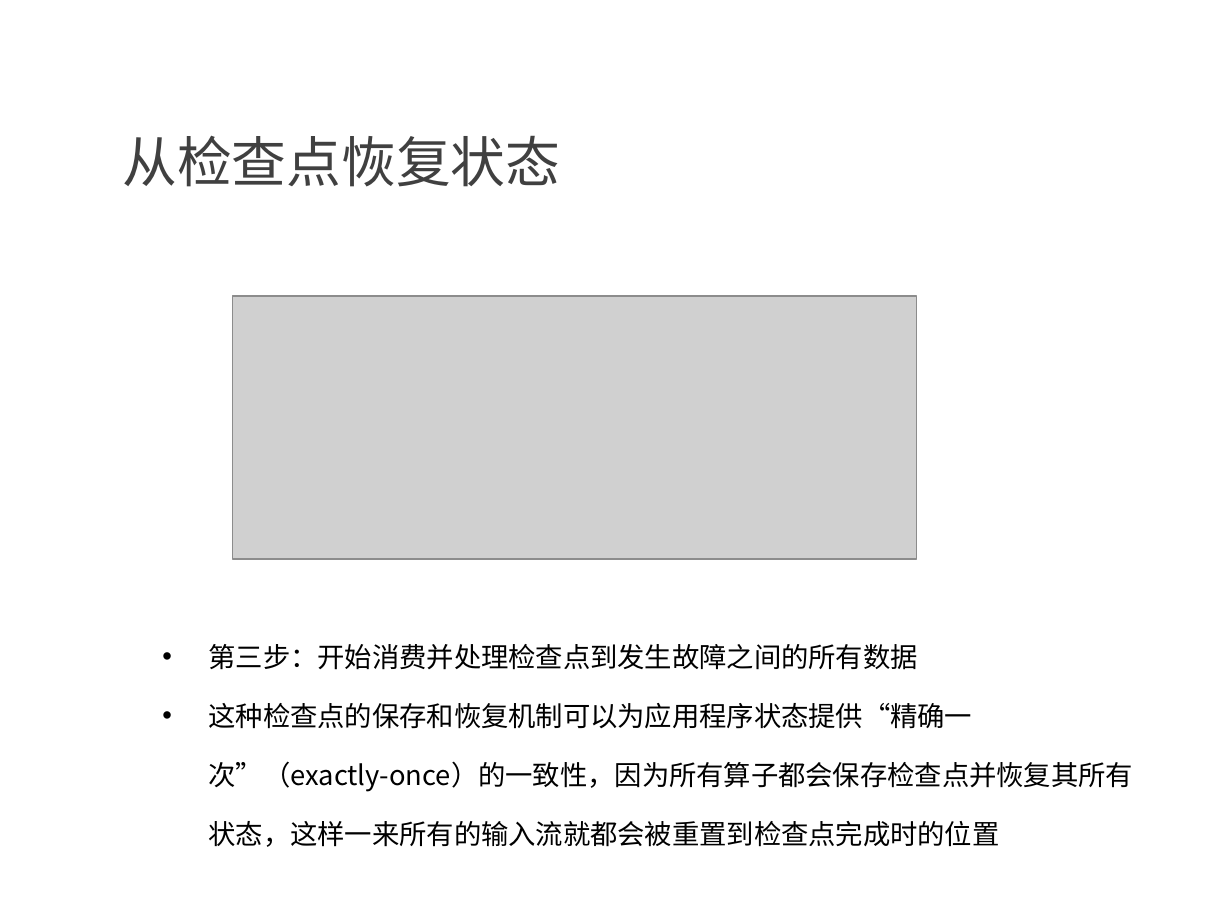
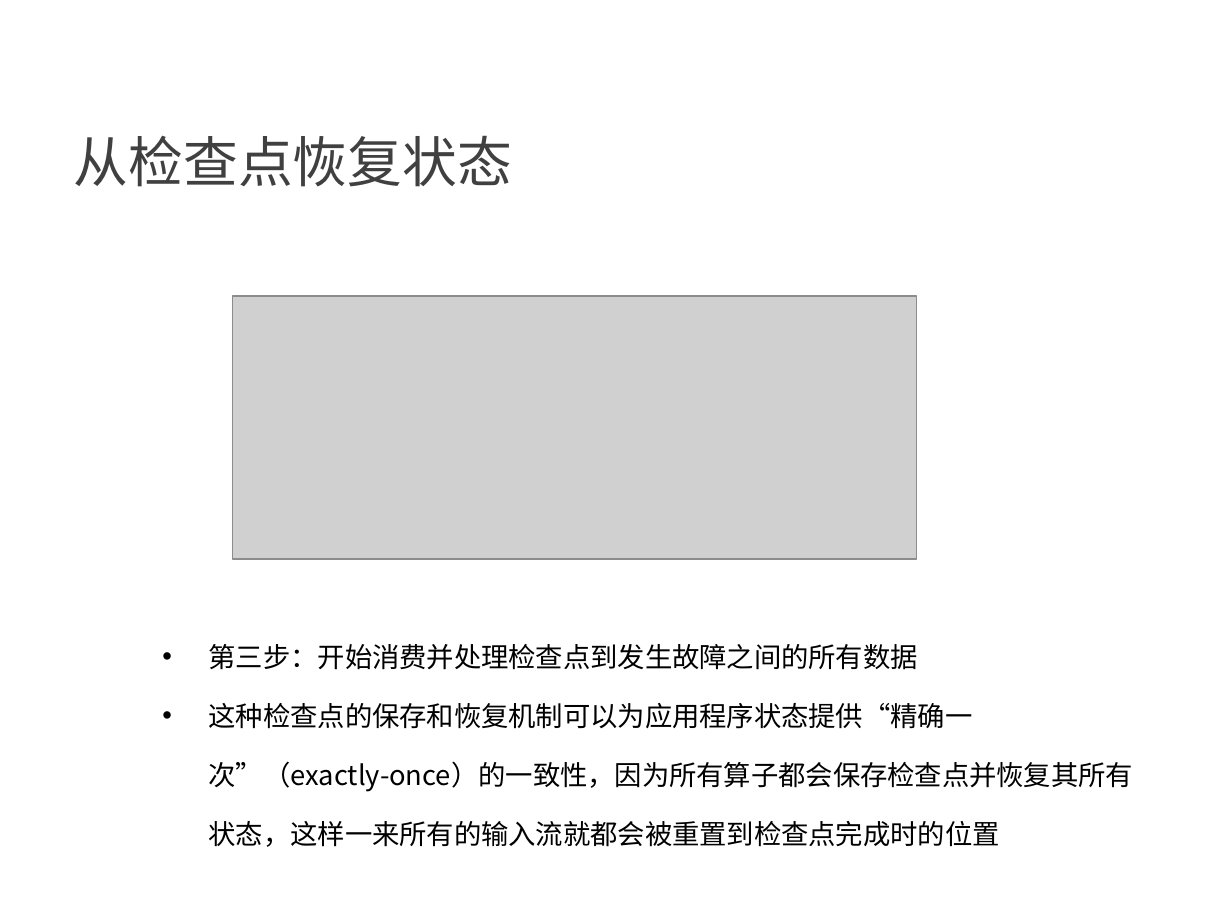
Before and after one commit to confucianzuoyuan/flink-tutorial, a slide deck: slide 7 of slides/6_Flink的容错机制.pptx. Drawn at 1232x924 pixels with LibreOffice and Linux fonts; fonts in the diff are those of the drawing; grey boxes stand for pictures; background and template pictures are left out. Boxes give left, top, right and bottom in pixels: in the first picture for what was removed or moved away, otherwise in the second. Text is boxed around its words. In the diff, an @@ line names an element or a change of style, - is before the commit and + after.

```diff
--- a/slides/6_Flink的容错机制.pptx
+++ b/slides/6_Flink的容错机制.pptx
@@ text "从检查点恢复状态" at box(74, 135, 512, 187): indent changed @@
```
Also in this commit, not shown: 16 other slides changed.
